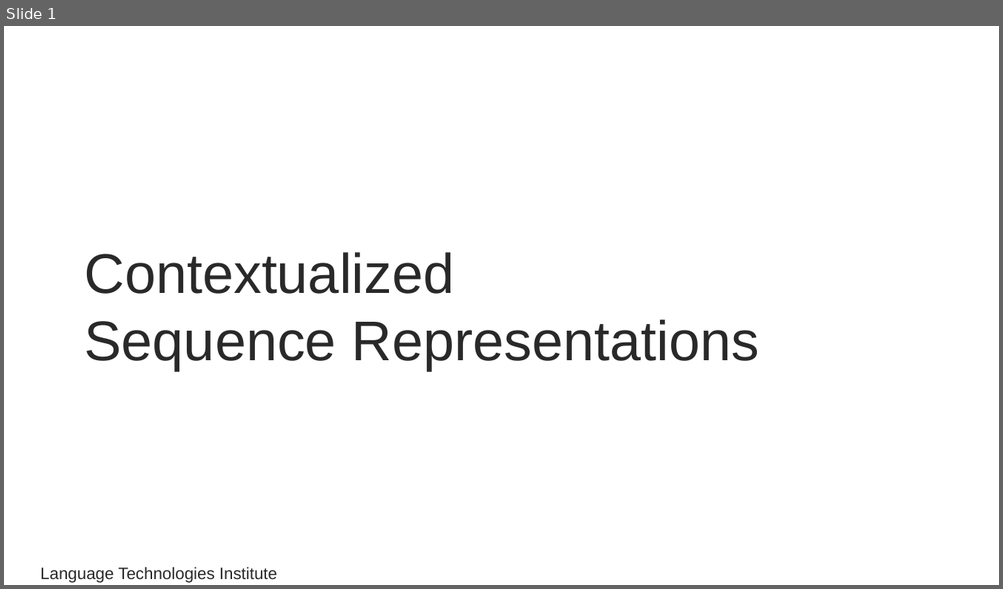
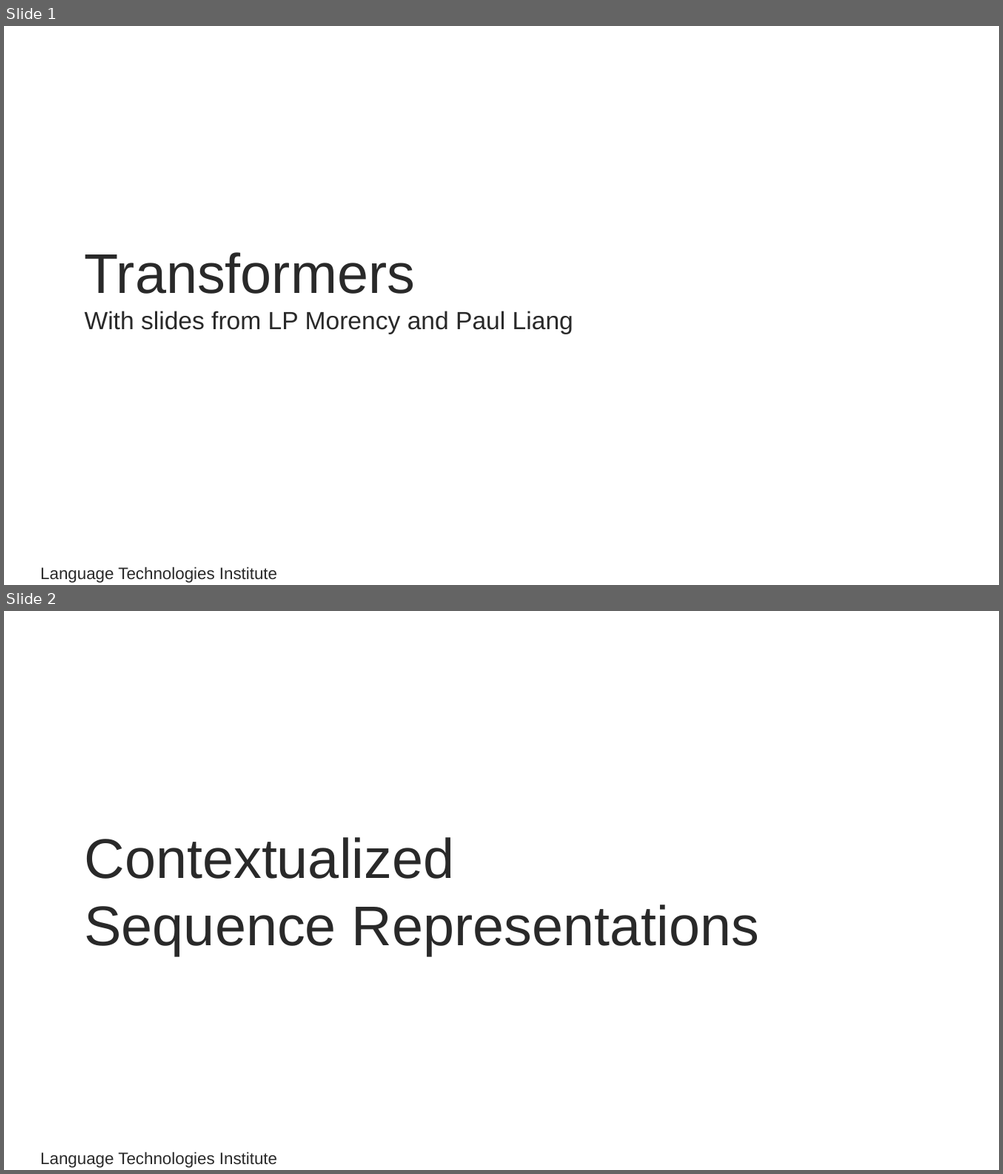
Before and after one commit to cmu-anlp/cmu-anlp.github.io, a slide deck: assets/slides/anlp-06-transformer-supplemental.pptx. Shown one above the other, each under a label of ours: slide 1 before the commit, slides 1 and 2 after it. The pictures are 1003x589 and 1003x1174 pixels, drawn with LibreOffice and Linux fonts; fonts in the diff are those of the drawing; background and template pictures are left out. Boxes give left, top, right and bottom in pixels: in the first picture for what was removed or moved away, otherwise in the second. Text is boxed around its words. In the diff, an @@ line names an element or a change of style, - is before the commit and + after.

```diff
--- a/assets/slides/anlp-06-transformer-supplemental.pptx
+++ b/assets/slides/anlp-06-transformer-supplemental.pptx
@@ slide 1 added at (x1=4, y1=26, x2=999, y2=585), background #FFFFFF; not listed: 2 template elements that a slide beside it also shows @@
@@ text added at (x1=85, y1=252, x2=573, y2=335), 24 pt, text #292929 @@
+Transformers
+With slides from LP Morency and Paul Liang
@@ what was slide 1 is now slide 2 @@
```
Also in this commit, not shown: 2 slides changed, 1 other file.
